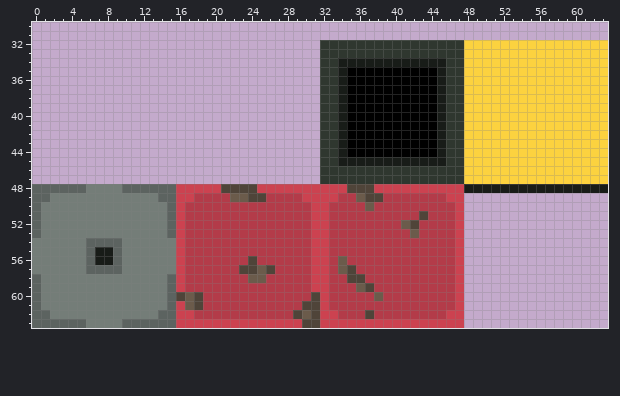
Edited in one commit: pixel-art file (Game Jam/Jame Gam 30/Aseprite Edit/Tiles.aseprite). Above, as it was before the edit.
64x64 pixels, 1 frame. Colours within 5 levels of each other are drawn and written as one. Shown: x 0..63, y 30..63.
The same view after the edit:
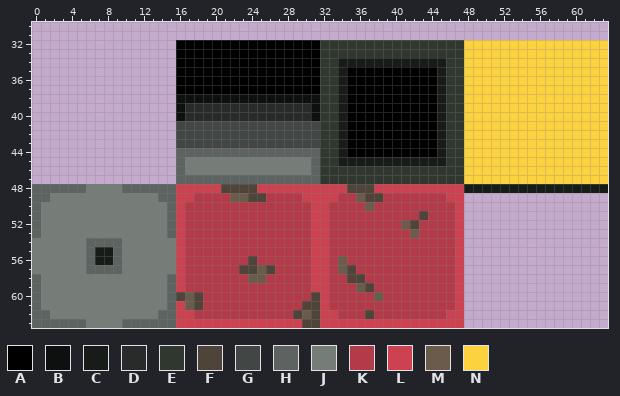
Palette (. is transparent): A #000000  B #0e0f0f  C #181c18  D #282b2a  E #2f372f  F #4f4439  G #424745  H #5c6360  J #747d78  K #b33b49  L #cc4250  M #6b5b4b  N #fcd23f
Difference:
Colour A is added in rows 32 to 37 at x 16 to 31.
Colour B is added in row 38 at x 16 to 31; in rows 39 to 40 at x 16 and 31.
Colour D is added in rows 39 to 40 at x 17 to 30.
Colour G is added in rows 41 to 43 at x 16 to 31.
Colour H is added in row 44 at x 16 to 31; in rows 45 to 46 at x 16 and 31; in row 47 at x 16 to 31.
Colour J is added in rows 45 to 46 at x 17 to 30.
Changed places in both pictures, as pixel boxes (x1, y1, x2, y2):
added: (176, 40, 320, 184)
